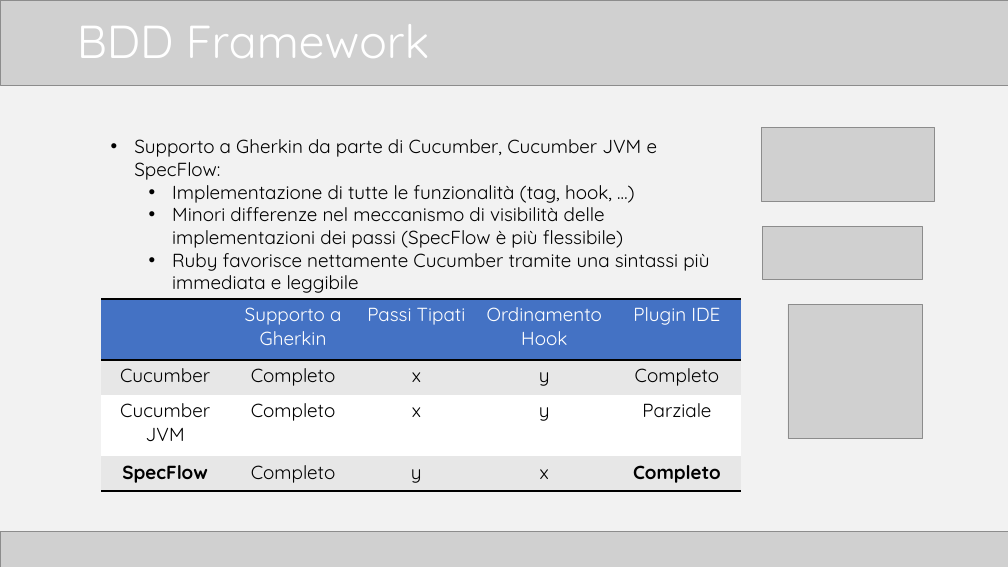
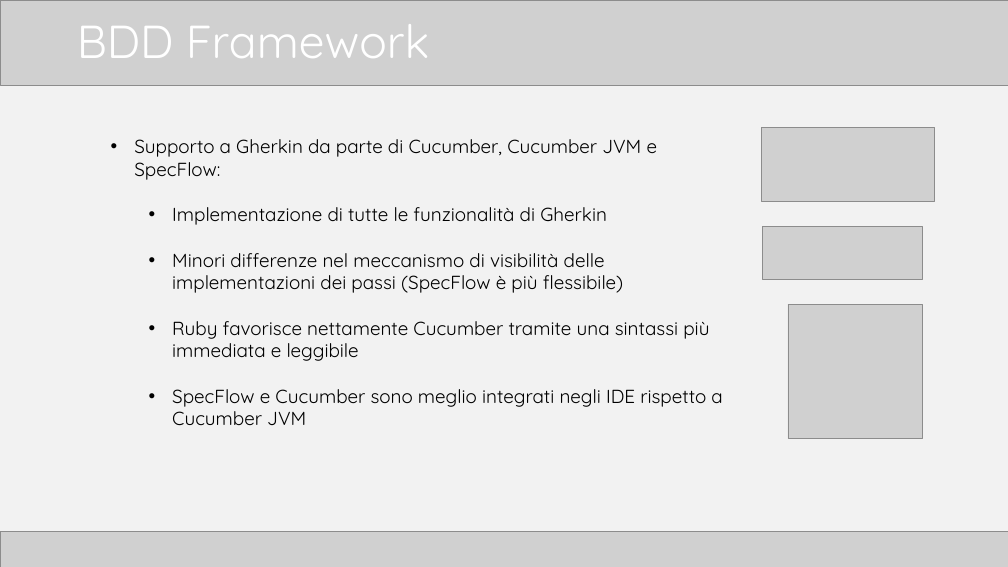
Before and after one commit to TTia/xblog-thesis, a slide deck: slide 15 of Presentazione.pptx. Drawn at 1008x567 pixels with LibreOffice and Linux fonts; fonts in the diff are those of the drawing; grey boxes stand for pictures. Boxes give left, top, right and bottom in pixels: in the first picture for what was removed or moved away, otherwise in the second. Text is boxed around its words. In the diff, an @@ line names an element or a change of style, - is before the commit and + after.

```diff
--- a/Presentazione.pptx
+++ b/Presentazione.pptx
@@ text at box(172, 207, 607, 225): text changed @@
-  • Implementazione di tutte le funzionalità (tag, hook, …)
+  • Implementazione di tutte le funzionalità di Gherkin
@@ table removed at box(101, 299, 741, 492), 4 rows, 5 columns @@
- | Supporto a Gherkin | Passi Tipati | Ordinamento Hook | Plugin IDE
-Cucumber | Completo | x | y | Completo
-Cucumber JVM | Completo | x | y | Parziale
-SpecFlow | Completo | y | x | Completo
@@ text at box(172, 389, 722, 425): paragraph added @@
+  • SpecFlow e Cucumber sono meglio integrati negli IDE rispetto a Cucumber JVM
```
Also in this commit, not shown: 8 other slides changed, 4 other files.
